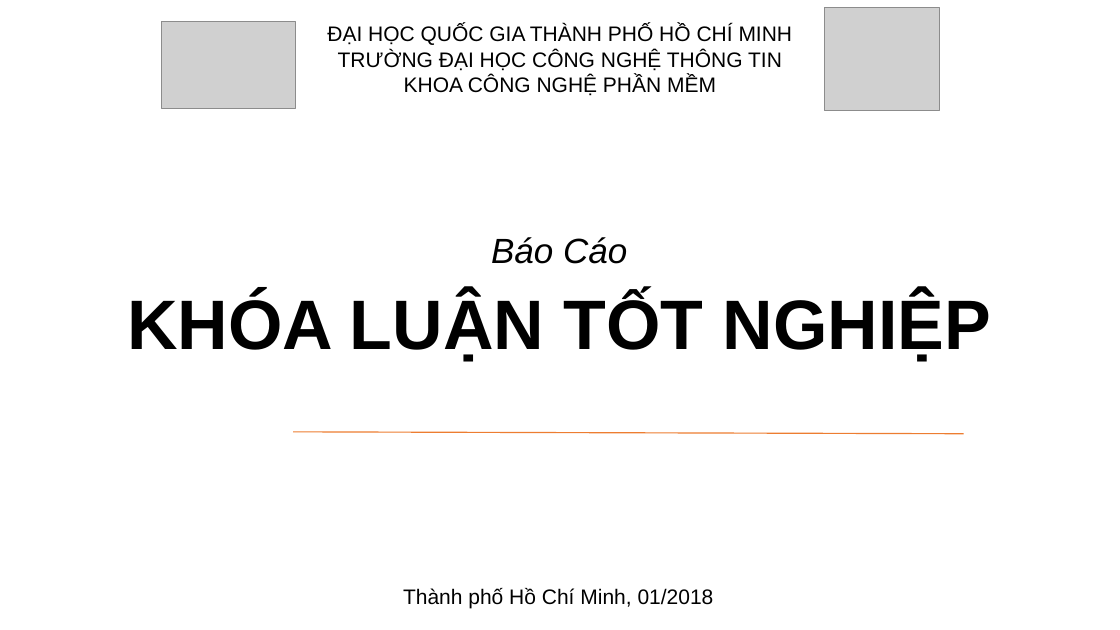
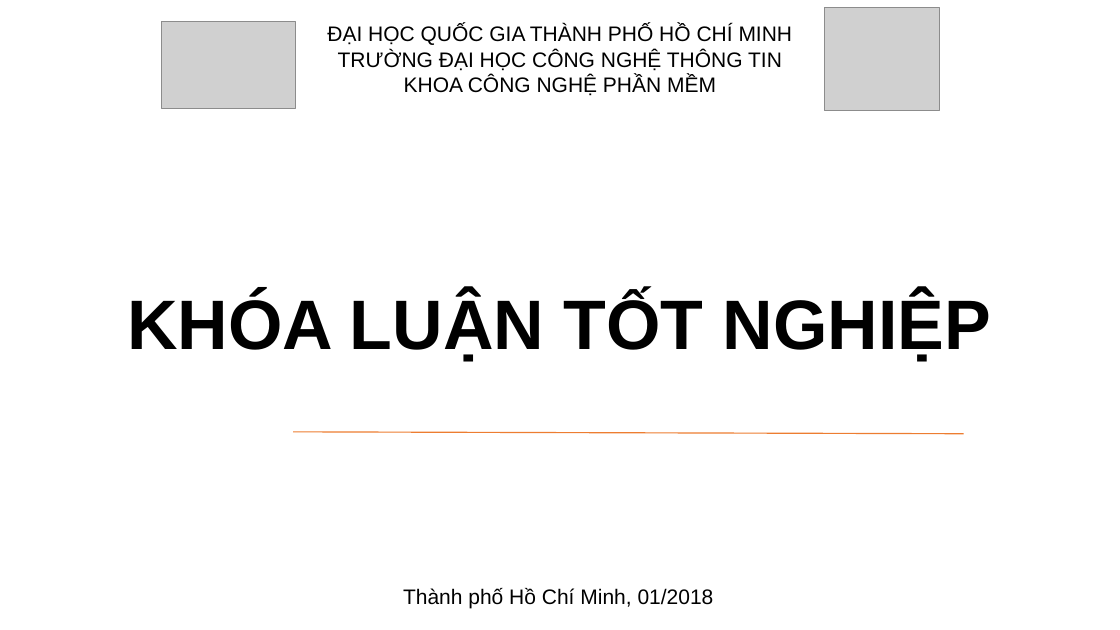
Before and after one commit to HaiUIT-zz/Price-Compare-System, a slide deck: slide 1 of presentation/final-file-present/Report-Project-14012018.pptx. Drawn at 1120x630 pixels with LibreOffice and Linux fonts; fonts in the diff are those of the drawing; grey boxes stand for pictures. Boxes give left, top, right and bottom in pixels: in the first picture for what was removed or moved away, otherwise in the second. Text is boxed around its words. In the diff, an @@ line names an element or a change of style, - is before the commit and + after.

```diff
--- a/presentation/final-file-present/Report-Project-14012018.pptx
+++ b/presentation/final-file-present/Report-Project-14012018.pptx
@@ text removed at (491,237,627,264) @@
-Báo Cáo
```
Also in this commit, not shown: 10 other slides changed, 1 slide added, 2 slides removed, 8 other files.
